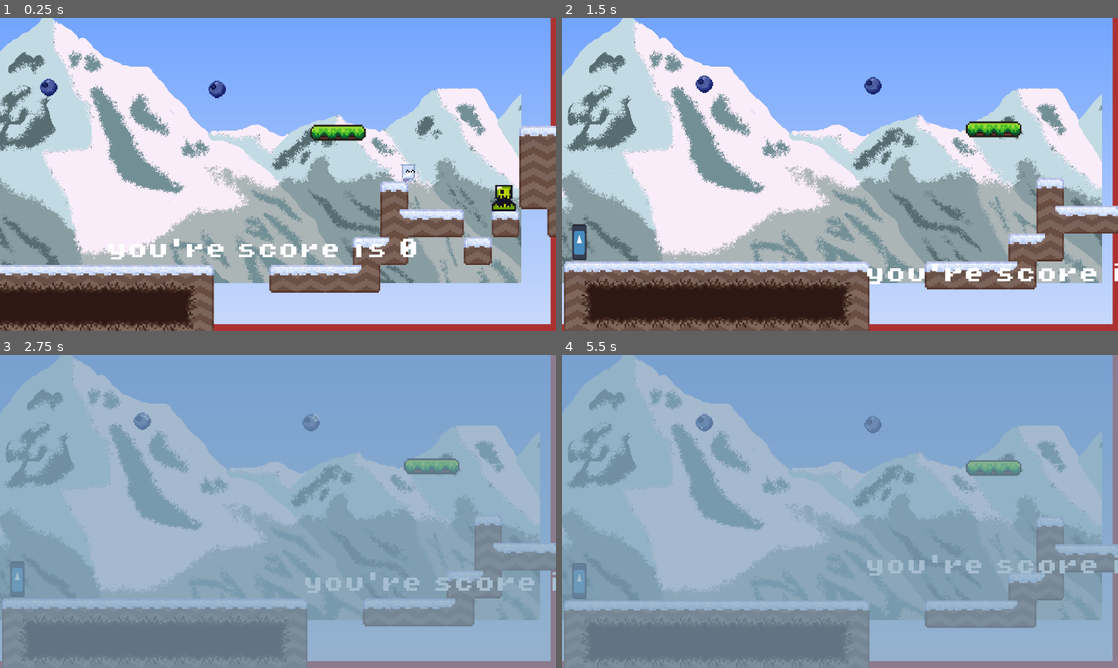
Above: before the commit, frames 1-4 (two rows, left to right).
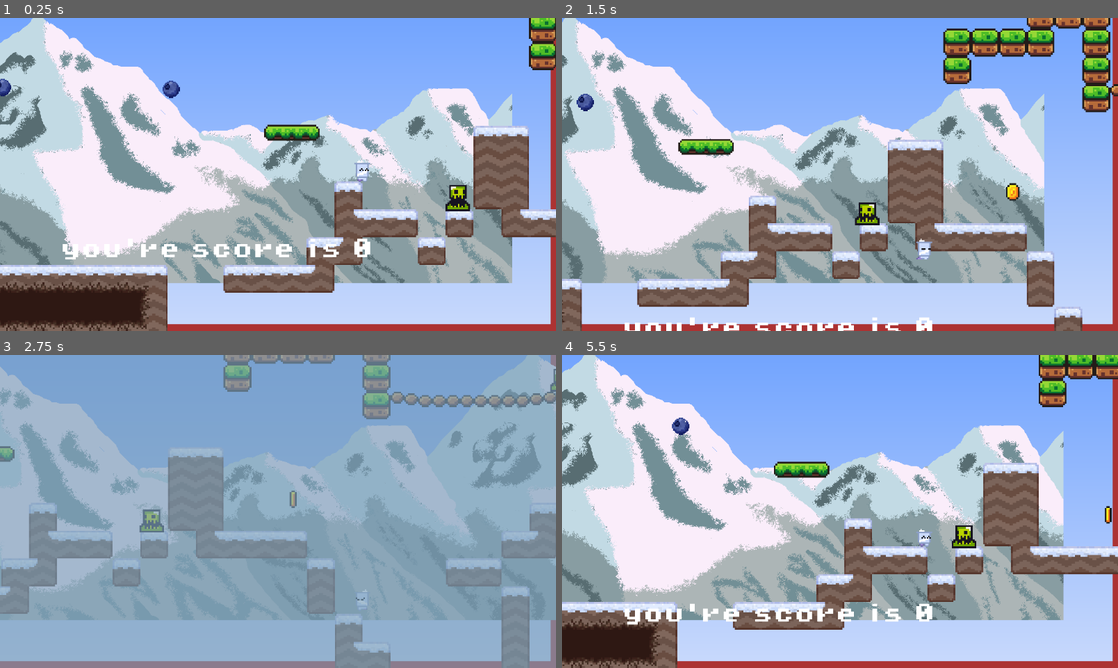
Above: after the commit, the same moments.

Repository: KingKiwiThe3rd/Priff-My-Beloved
Game: Godot game, scene res://scenes/game.tscn
The game is run twice, just before and just after one commit, with the same random seed, the same clock (stepped at 60 frames per second) and the same inputs. The engine's default icon, where the game draws it, is replaced by a stand-in: a white triangle on a blue panel in a dark square.
Inputs:
- Up to frame 1 (0.25 s): no input
- Up to frame 2 (1.5 s): hold Right (Move Right) from 0.53 s (still down); tap Space (Jump) at 0.6, 0.77, 1.07 s; tap Shift (Dash) at 1.35 s
- Up to frame 3 (2.75 s): tap Space (Jump) at 1.52, 1.55, 1.82, 2.3 s; release Right (Move Right) at 2.03 s; hold A (Move Left) from 2.03 s (still down); tap F (time_slow) at 2.1 s
- Up to frame 4 (5.5 s): release A (Move Left) at 2.78 s; hold Right (Move Right) 2.78-4.28 s; tap Space (Jump) at 2.85, 3.02, 3.32, 3.77, 3.8, 4.07, 4.52, 4.55, 4.82, 5.1 s; tap Shift (Dash) at 3.6 s; hold A (Move Left) 4.28-5.03 s; tap F (time_slow) at 4.35 s; hold Right (Move Right) from 5.03 s (still down)

The runs differ from the first frame. In frame 1, 32% of the frame differs, in the area x 0-100%, y 0-100%; in frame 2, 63%; in frame 3, 41%; in frame 4, 92%.

Commit message:
fixed movement and other stuff

Diff:
--- a/project.godot
+++ b/project.godot
@@ -53,6 +53,11 @@
 "events": [Object(InputEventKey,"resource_local_to_scene":false,"resource_name":"","device":0,"window_id":0,"alt_presse …(189 unchanged characters)…
 ]
 }
+"Fast fall"={
+"deadzone": 0.2,
+"events": [Object(InputEventKey,"resource_local_to_scene":false,"resource_name":"","device":-1,"window_id":0,"alt_pressed":false,"shift_pressed":false,"ctrl_pressed":false,"meta_pressed":false,"pressed":false,"keycode":0,"physical_keycode":4194322,"key_label":0,"unicode":0,"location":0,"echo":false,"script":null)
+]
+}
 
 [rendering]
 
--- a/scenes/game.tscn
+++ b/scenes/game.tscn
@@ -1,6 +1,6 @@
 [gd_scene load_steps=30 format=3 uid="uid://borctkti25q41"]
 
-[ext_resource type="Script" uid="uid://dy8wxd8afqldj" path="res://scenes/room_1.gd" id="1_264po"]
+[ext_resource type="Script" uid="uid://dy8wxd8afqldj" path="res://scripts/room_1.gd" id="1_264po"]
 [ext_resource type="PackedScene" uid="uid://bowmp2irv84q6" path="res://scenes/priff.tscn" id="1_pqc4m"]
 [ext_resource type="Script" uid="uid://cl888tpmf610n" path="res://scripts/priff.gd" id="2_vn441"]
 [ext_resource type="Texture2D" uid="uid://clpx4sr170olx" path="res://assets/sprites/world_tileset.png" id="3_5h83q"]
--- a/scripts/camera_2d.gd
+++ b/scripts/camera_2d.gd
@@ -1,89 +1,89 @@
-#extends Camera2D
-#
-#@export var target_path: NodePath = NodePath("Priff")
-#@export var deadzone_size: Vector2 = Vector2(200, 150)
-#@export var smooth_speed: float = 5.0
-#@export var vertical_offset_ratio: float = 0.3  # 30% of screen height
-#
-#var target: Node2D
-#
-#func _ready():
-	#make_current()
-	#target = get_node_or_null(target_path)
-#
-#func _process(delta):
-	#if not target:
-		#return
-#
-	## 1) Compute Priff's target position with a vertical offset
-	#var viewport_h = get_viewport_rect().size.y
-	#var y_offset = viewport_h * vertical_offset_ratio
-	#var target_pos = target.global_position - Vector2(0, y_offset)
-#
-	## 2) How far that is from the camera center
-	#var cam_pos = global_position
-	#var diff = target_pos - cam_pos
-#
-	## 3) Only move outside the deadzone
-	#var dz = deadzone_size * 0.5
-	#var move = Vector2.ZERO
-	#if diff.x > dz.x:
-		#move.x = diff.x - dz.x
-	#elif diff.x < -dz.x:
-		#move.x = diff.x + dz.x
-	#if diff.y > dz.y:
-		#move.y = diff.y - dz.y
-	#elif diff.y < -dz.y:
-		#move.y = diff.y + dz.y
-#
-	## 4) Smoothly nudge the camera
-	#var desired = cam_pos + move
-	#global_position = cam_pos.linear_interpolate(desired, smooth_speed * delta)
+extends Camera2D
+
+@export var target_path: NodePath = NodePath("Priff")
+@export var deadzone_size: Vector2 = Vector2(200, 150)
+@export var smooth_speed: float = 5.0
+@export var vertical_offset_ratio: float = 0.3  # 30% of screen height
+
+var target: Node2D
+
+func _ready():
+	make_current()
+	target = get_node_or_null(target_path)
+
+func _process(delta):
+	if not target:
+		return
+
+	# 1) Compute Priff's target position with a vertical offset
+	var viewport_h = get_viewport_rect().size.y
+	var y_offset = viewport_h * vertical_offset_ratio
+	var target_pos = target.global_position - Vector2(0, y_offset)
+
+	# 2) How far that is from the camera center
+	var cam_pos = global_position
+	var diff = target_pos - cam_pos
+
+	# 3) Only move outside the deadzone
+	var dz = deadzone_size * 0.5
+	var move = Vector2.ZERO
+	if diff.x > dz.x:
+		move.x = diff.x - dz.x
+	elif diff.x < -dz.x:
+		move.x = diff.x + dz.x
+	if diff.y > dz.y:
+		move.y = diff.y - dz.y
+	elif diff.y < -dz.y:
+		move.y = diff.y + dz.y
+
+	# 4) Smoothly nudge the camera
+	var desired = cam_pos + move
+	global_position = cam_pos.linear_interpolate(desired, smooth_speed * delta)
 
 
 
 
-
-
-extends Camera2D
-
-var target_position: Vector2 = Vector2.ZERO
-var transitioning: bool = false
-var player: Node = null
-
-func _ready():
-	player = get_parent()  # Assume player is the parent
-	target_position = global_position
-	global_position = global_position.round()
-	print("Camera initialized at: ", global_position, " zoom: ", zoom, " parent: ", player.name)
-
-func _physics_process(delta):
-	# Keep camera locked to target_position (anchor) without following player
-	global_position = global_position.lerp(target_position, 10.0 * delta).round()
-	# Ensure pixel-perfect rendering
-	global_position = global_position.round()
-
-func transition_to_room(new_anchor: Vector2, bounds: Rect2, duration: float = 0.3):
-	if transitioning:
-		print("Camera transition skipped: already transitioning")
-		return
-	transitioning = true
-	print("Camera transitioning to: ", new_anchor, " from: ", global_position)
-
-	# Set camera limits
-	limit_left = bounds.position.x
-	limit_right = bounds.position.x + bounds.size.x
-	limit_top = bounds.position.y
-	limit_bottom = bounds.position.y + bounds.size.y
-	print("Camera limits set: left=", limit_left, " right=", limit_right, " top=", limit_top, " bottom=", limit_bottom)
-
-	# Tween to new anchor (player physics remains enabled for control)
-	var tween = create_tween()
-	tween.tween_property(self, "target_position", new_anchor, duration).set_trans(Tween.TRANS_CUBIC).set_ease(Tween.EASE_IN_OUT)
-	tween.tween_callback(_on_transition_complete)
-
-func _on_transition_complete():
-	transitioning = false
-	target_position = target_position.round()
-	global_position = target_position
-	print("Camera transition complete to: ", target_position)
+#
+#
+#extends Camera2D
+#
+#var target_position: Vector2 = Vector2.ZERO
+#var transitioning: bool = false
+#var player: Node = null
+#
+#func _ready():
+	#player = get_parent()  # Assume player is the parent
+	#target_position = global_position
+	#global_position = global_position.round()
+	#print("Camera initialized at: ", global_position, " zoom: ", zoom, " parent: ", player.name)
+#
+#func _physics_process(delta):
+	## Keep camera locked to target_position (anchor) without following player
+	#global_position = global_position.lerp(target_position, 10.0 * delta).round()
+	## Ensure pixel-perfect rendering
+	#global_position = global_position.round()
+#
+#func transition_to_room(new_anchor: Vector2, bounds: Rect2, duration: float = 0.3):
+	#if transitioning:
+		#print("Camera transition skipped: already transitioning")
+		#return
+	#transitioning = true
+	#print("Camera transitioning to: ", new_anchor, " from: ", global_position)
+#
+	## Set camera limits
+	#limit_left = bounds.position.x
+	#limit_right = bounds.position.x + bounds.size.x
+	#limit_top = bounds.position.y
+	#limit_bottom = bounds.position.y + bounds.size.y
+	#print("Camera limits set: left=", limit_left, " right=", limit_right, " top=", limit_top, " bottom=", limit_bottom)
+#
+	## Tween to new anchor (player physics remains enabled for control)
+	#var tween = create_tween()
+	#tween.tween_property(self, "target_position", new_anchor, duration).set_trans(Tween.TRANS_CUBIC).set_ease(Tween.EASE_IN_OUT)
+	#tween.tween_callback(_on_transition_complete)
+#
+#func _on_transition_complete():
+	#transitioning = false
+	#target_position = target_position.round()
+	#global_position = target_position
+	#print("Camera transition complete to: ", target_position)
--- a/scripts/priff.gd
+++ b/scripts/priff.gd
@@ -27,6 +27,7 @@
 const COYOTE_TIME = 0.1
 var coyote_timer = 0.0
 var was_on_floor = false
+const FAST_FALL_MULTIPLIER = 2.0  # 2× normal gravity when holding down
 
 var is_slow_motion = false
 var slow_motion_duration = 1.0
@@ -59,6 +60,7 @@
 func _physics_process(delta: float) -> void:
 	var input_dir = Input.get_axis("Move Left", "Move Right")
 
+	# Reset on floor
 	if is_on_floor():
 		state = PlayerState.NORMAL
 		wall_hang_timer = WALL_HANG_DURATION
@@ -69,27 +71,38 @@
 	elif coyote_timer > 0:
 		coyote_timer -= delta
 
-	if state == PlayerState.NORMAL:
-		if not is_on_floor() and is_on_wall_only() and input_dir != 0 and wall_hang_timer > 0:
-			state = PlayerState.WALL_SLIDE
-			wall_dir = 1 if input_dir > 0 else -1
-			dash_manager.reset_dash()
-	elif state == PlayerState.WALL_SLIDE:
-		if is_on_floor() or not is_on_wall_only() or input_dir == 0 or wall_hang_timer <= 0:
-			state = PlayerState.NORMAL
-		else:
-			wall_hang_timer -= delta
-			velocity.y = WALL_SLIDE_SPEED
-			velocity.x = 0
-			if Input.is_action_just_pressed("Jump"):
-				velocity.x = -wall_dir * WALL_JUMP_X
-				velocity.y = WALL_JUMP_Y
+	# State‐machine
+	match state:
+		PlayerState.NORMAL:
+			if not is_on_floor() and is_on_wall() and input_dir != 0 and wall_hang_timer > 0:
+				wall_dir = 1 if input_dir > 0 else -1
+				state = PlayerState.WALL_SLIDE
+				dash_manager.reset_dash()
+				print("⛰️ Entered WALL_SLIDE")
+		PlayerState.WALL_SLIDE:
+			# EXIT check
+			if is_on_floor() or not is_on_wall() or input_dir == 0 or wall_hang_timer <= 0:
 				state = PlayerState.NORMAL
-				is_landing = false
-				landing_timer = 0.0
-			animated_sprite_2d.play("wall_slide")
-			move_and_slide()
-			return
+			else:
+				# only slide & bounce when you truly stay in WALL_SLIDE
+				wall_hang_timer -= delta
+				velocity.y = WALL_SLIDE_SPEED
+				if Input.is_action_just_pressed("Jump"):
+					velocity.x = -wall_dir * WALL_JUMP_X
+					velocity.y = WALL_JUMP_Y
+					state = PlayerState.NORMAL
+				else:
+					print("⛰️ Sliding, time left=", wall_hang_timer)
+					animated_sprite_2d.play("wall_slide")
+				move_and_slide()
+				return  # skip the normal physics/gravity/jump below
+
+	# gravity & quick‐fall (only here)
+	if not dash_manager.is_dashing and not is_on_floor():
+		var fall_mult = FAST_FALL_MULTIPLIER if Input.is_action_pressed("fast_fall") and velocity.y > 0 else 1.0
+		velocity.y += GRAVITY * fall_mult * delta
+		velocity.y = min(velocity.y, MAX_FALL_SPEED)# then your movement x‐axis, animations…
+	move_and_slide()
 
 	if Input.is_action_just_pressed("Jump") and (is_on_floor() or JUMP_AMOUNT > 0 or coyote_timer > 0) and not dash_manager.is_dashing and not is_preparing_jump:
 		is_preparing_jump = true
@@ -161,7 +174,6 @@
 
 	move_and_slide()
 	# Ensure pixel-perfect position after movement
-	global_position = global_position.round()
 
 func set_spawn_point(new_spawn_point: Vector2):
 	print("Priff has gotten the coin")
Not shown: 1 places in scenes/priff.tscn that only renumber resources
Renamed: scenes/room_1.gd -> scripts/room_1.gd
Renamed: scenes/room_1.gd.uid -> scripts/room_1.gd.uid
